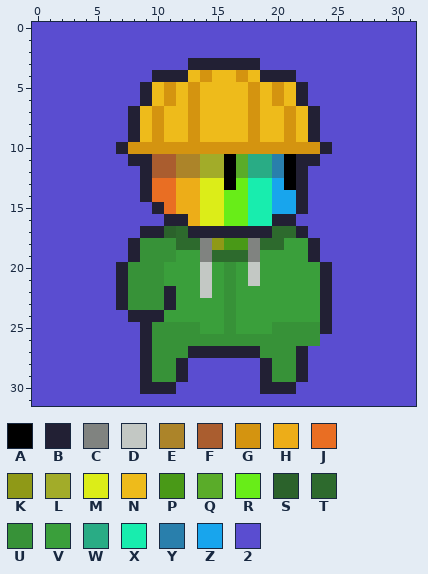
A pixel-art sprite gets an edit: nfts/image_7.png. Above: the version before the commit.
The file is 32x32 pixels. Colours within 5 levels of each other are drawn and written as one.
Palette (. is transparent): A #000000  B #222034  C #808380  D #c3c8c4  E #ac8429  F #aa5d2f  G #d49410  H #edad18  J #e96e23  K #8f9917  L #a2ac29  M #dced18  N #eebb1b  P #499917  Q #5aac29  R #68ed18  S #2b622b  T #2d6a2d  U #379238  V #3a9f3b  W #29ac85  X #18edae  Y #297fac  Z #18a5ed  2 #5a4dd0
The same view after the edit:
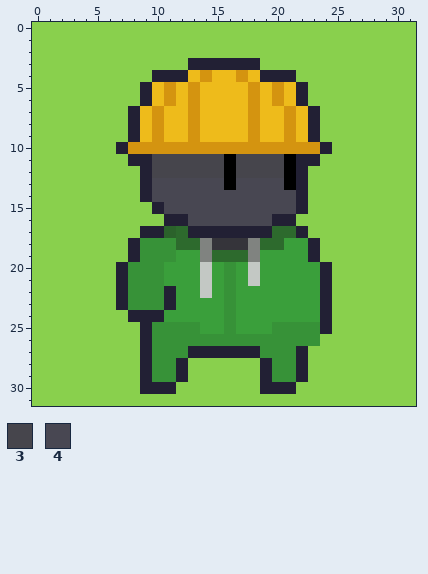
Colours new in this view: 3 #46454c  4 #484752
Edits made:
{"colour":"2","old":"#5a4dd0","new":"#89d04d"}
{"colour":"P","old":"#499917","new":"#35343a"}
{"y":11,"x":10,"old":"FFEELL","new":"333333"}
{"y":11,"x":17,"old":"QWWY","new":"3333"}
{"y":12,"x":10,"old":"FFEELL","new":"333333"}
{"y":12,"x":17,"old":"QWWY","new":"3333"}
{"y":13,"x":10,"old":"JJHHMM","new":"444444"}
{"y":13,"x":17,"old":"RXXZ","new":"4444"}
{"y":14,"x":10,"old":"JJHHMMRRXXZZ","new":"444444444444"}
{"y":15,"x":11,"old":"JHHMMRRXXZZ","new":"44444444444"}
{"y":16,"x":13,"old":"HMMRRXX","new":"4444444"}
{"y":18,"x":15,"old":"K","new":"P"}
